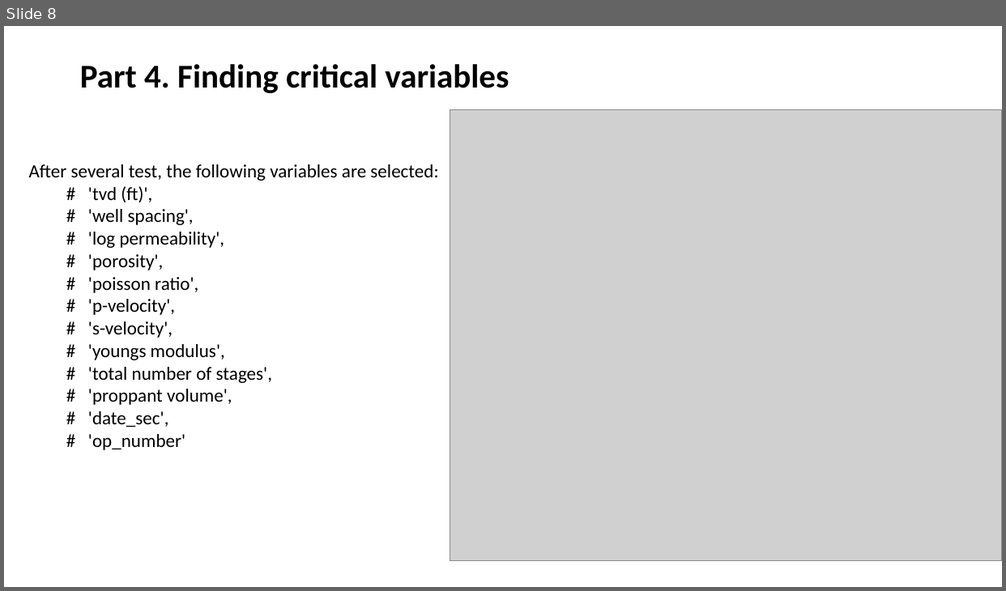
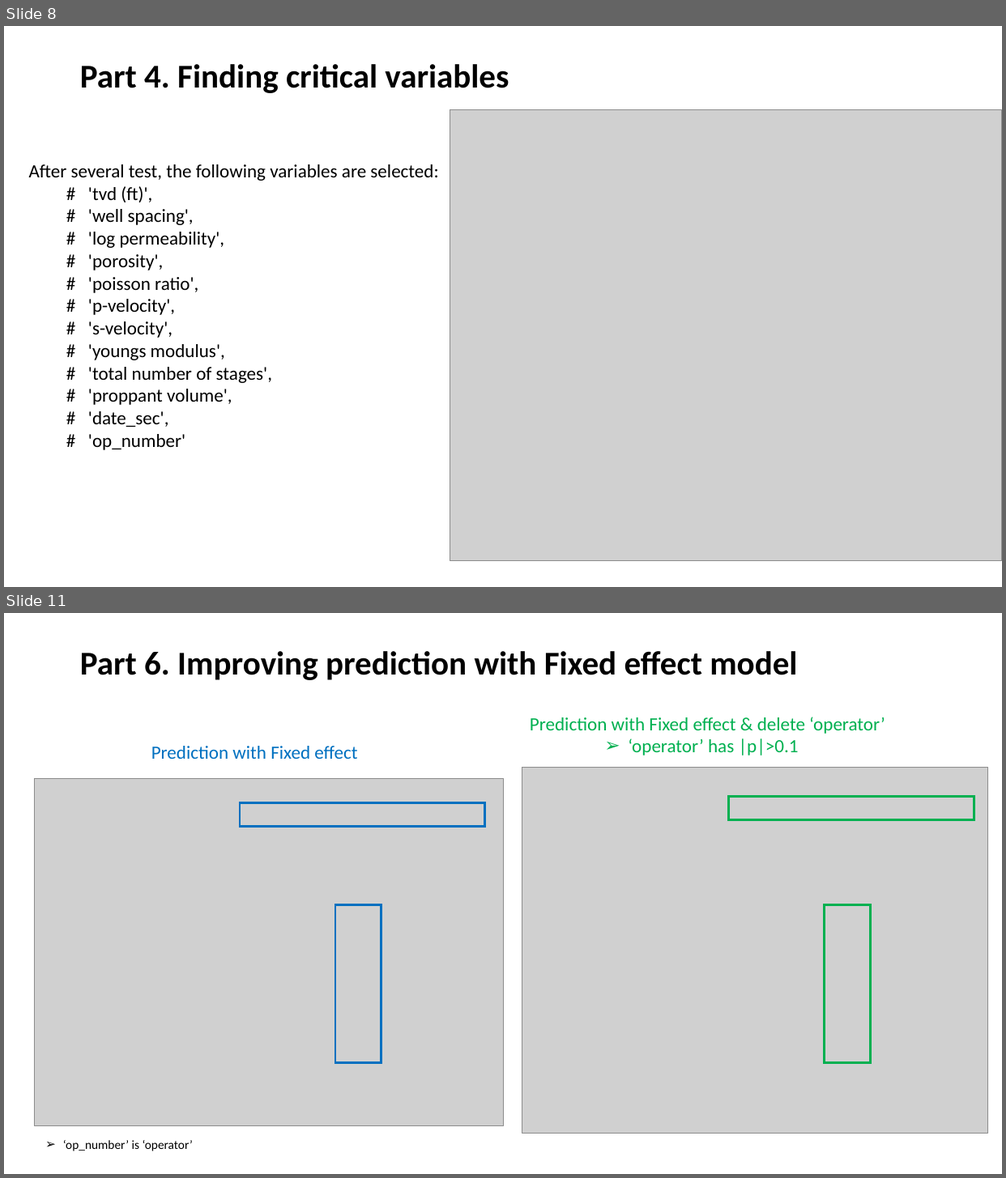
Before and after one commit to xudaiyanzi/oil_production, a slide deck: YanXu_Prediction of oil production.pptx. Shown one above the other, each under a label of ours: slide 8 before the commit, slides 8 and 11 after it; the slides between them are not shown. The pictures are 1006x591 and 1006x1178 pixels, drawn with LibreOffice and Linux fonts; fonts in the diff are those of the drawing; grey boxes stand for pictures. Boxes give left, top, right and bottom in pixels: in the first picture for what was removed or moved away, otherwise in the second. Text is boxed around its words. In the diff, an @@ line names an element or a change of style, - is before the commit and + after.

Commit message:
add fixed effect

```diff
--- a/YanXu_Prediction of oil production.pptx
+++ b/YanXu_Prediction of oil production.pptx
@@ slide 11 added at (x1=4, y1=613, x2=1002, y2=1174), background #FFFFFF @@
@@ text added at (x1=80, y1=651, x2=797, y2=680), 32 pt, text #000000, bold @@
+Part 6. Improving prediction with Fixed effect model
@@ text added at (x1=530, y1=717, x2=885, y2=756), 18 pt, text #00B050 @@
+Prediction with Fixed effect & delete ‘operator’
+    ➢ ‘operator’ has |p|>0.1
@@ text added at (x1=151, y1=746, x2=357, y2=759), 18 pt, text #0070C0 @@
+Prediction with Fixed effect
@@ picture added at (x1=35, y1=779, x2=503, y2=1127) @@
@@ picture added at (x1=522, y1=767, x2=988, y2=1134) @@
@@ rectangle added at (x1=240, y1=803, x2=485, y2=826), outline #0070C0 2.25 pt @@
@@ rectangle added at (x1=729, y1=797, x2=974, y2=820), outline #00B050 2.25 pt @@
@@ rectangle added at (x1=335, y1=905, x2=381, y2=1063), outline #0070C0 2.25 pt @@
@@ rectangle added at (x1=825, y1=905, x2=870, y2=1063), outline #00B050 2.25 pt @@
@@ text added at (x1=63, y1=1140, x2=193, y2=1152), 12 pt, text #000000 @@
+  ➢ ‘op_number’ is ‘operator’
```
Also in this commit, not shown: 6 slides changed, 2 other slides added, 1 slide removed, 8 other files.
